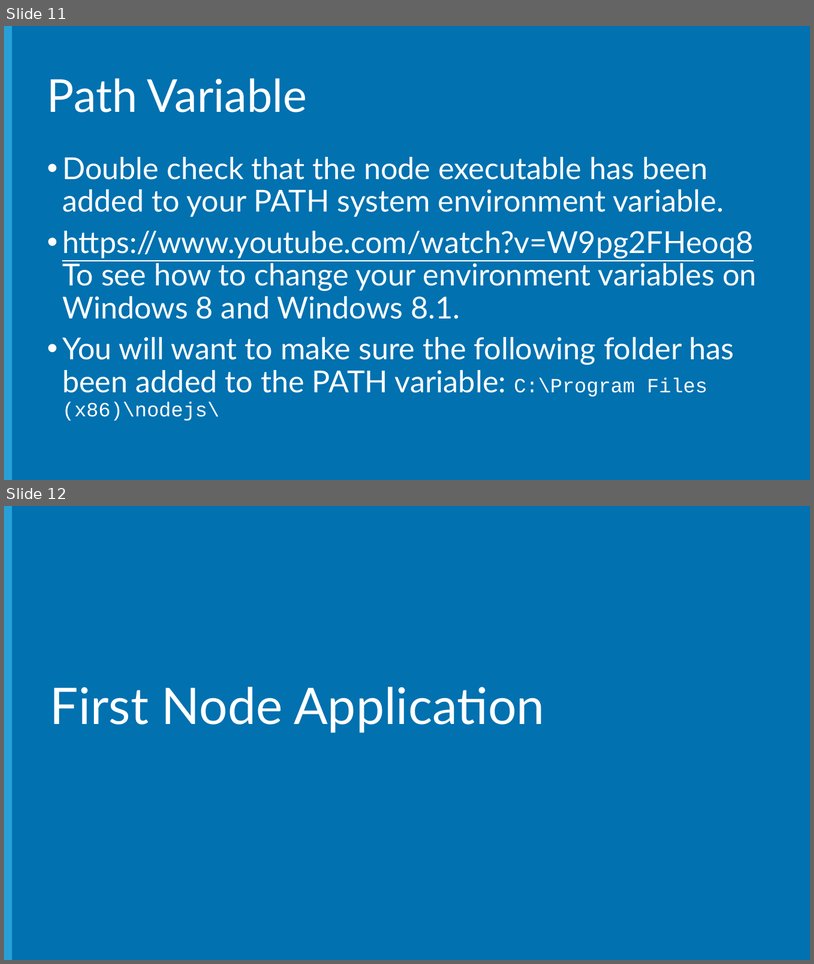
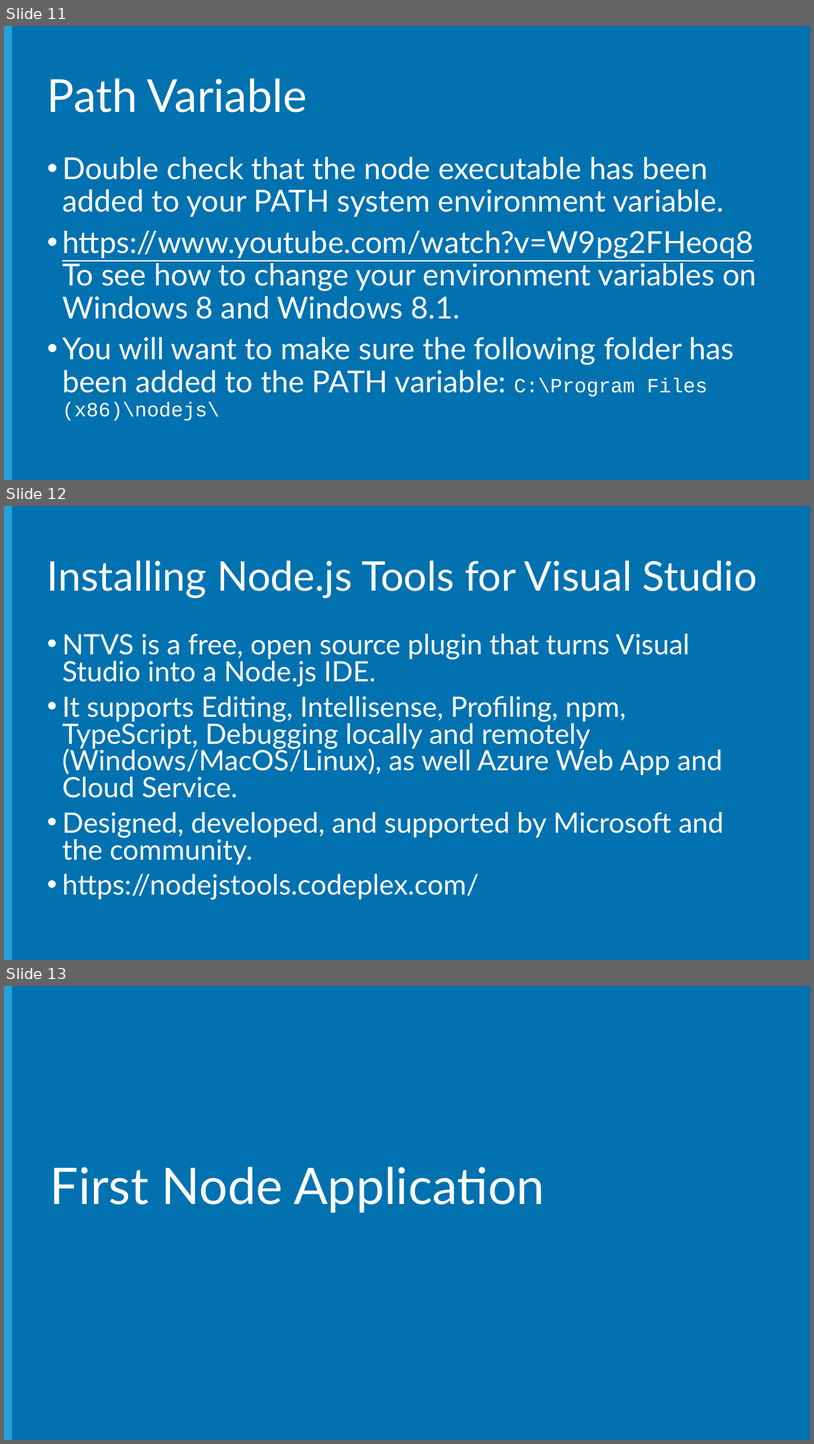
Before and after one commit to Microsoft-Web/NodeCamp, a slide deck: Presentation/IntroToNodeJS/IntroToNodeJS.pptx. Shown one above the other, each under a label of ours: slides 11 and 12 before the commit, slides 11, 12 and 13 after it. The pictures are 814x964 and 814x1444 pixels, drawn with LibreOffice and Linux fonts; fonts in the diff are those of the drawing; background and template pictures are left out. Boxes give left, top, right and bottom in pixels: in the first picture for what was removed or moved away, otherwise in the second. Text is boxed around its words. In the diff, an @@ line names an element or a change of style, - is before the commit and + after.

Commit message:
Update steps and add new slides for IntroToNode and IntroToExpress demos and presentations.

```diff
--- a/Presentation/IntroToNodeJS/IntroToNodeJS.pptx
+++ b/Presentation/IntroToNodeJS/IntroToNodeJS.pptx
@@ slide 12 added at (x1=4, y1=506, x2=810, y2=960), background #0171B0; not listed: 1 template element that a slide beside it also shows @@
@@ title added at (x1=47, y1=561, x2=758, y2=598), 48.6 pt, text #FFFFFF @@
+Installing Node.js Tools for Visual Studio
@@ text added at (x1=62, y1=633, x2=724, y2=900), 33.3 pt, text #FFFFFF @@
+• NTVS is a free, open source plugin that turns Visual Studio into a Node.js IDE.
+• It supports Editing, Intellisense, Profiling, npm, TypeScript, Debugging locally and remotely (Windows/MacOS/Linux), as well Azure Web App and Cloud Service.
+• Designed, developed, and supported by Microsoft and the community.
+• https://nodejstools.codeplex.com/
@@ what was slide 12 is now slide 13 @@
```
Also in this commit, not shown: 2 slides changed, 1 other slide added, 4 slides removed, 4 other files.
